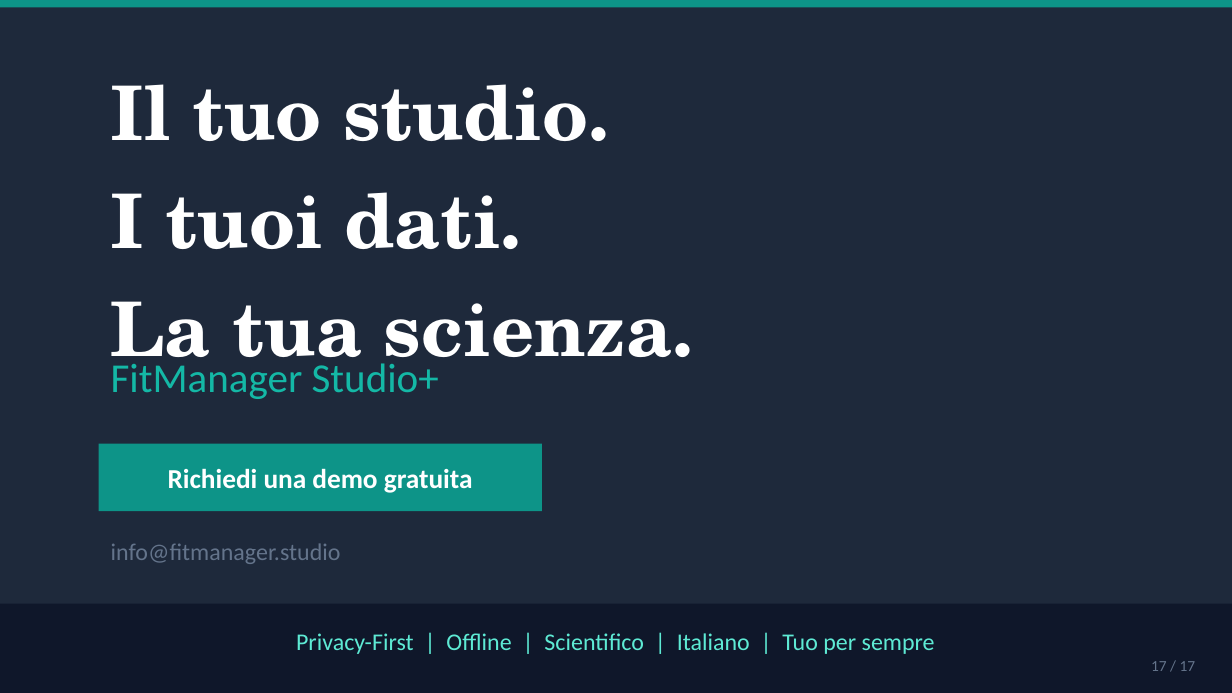
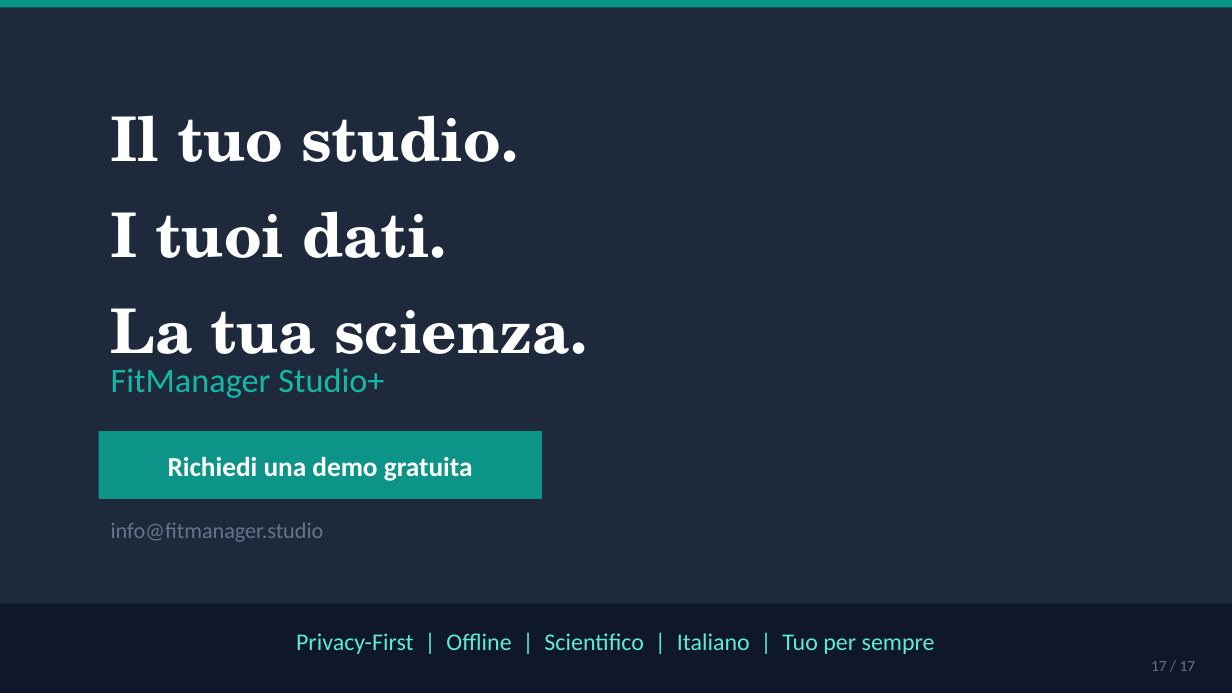
Before and after one commit to gverardo87-lab/FitManager_Studio-, a slide deck: slide 17 of data/FitManager_Pitch_Deck_v10.pptx. Drawn at 1232x693 pixels with LibreOffice and Linux fonts; fonts in the diff are those of the drawing. Boxes give left, top, right and bottom in pixels: in the first picture for what was removed or moved away, otherwise in the second. Text is boxed around its words. In the diff, an @@ line names an element or a change of style, - is before the commit and + after.

```diff
--- a/data/FitManager_Pitch_Deck_v10.pptx
+++ b/data/FitManager_Pitch_Deck_v10.pptx
@@ text "Il tuo studio." moved from (x1=111, y1=84, x2=693, y2=382) to (x1=111, y1=115, x2=587, y2=373) @@
@@ text "Il tuo studio." at (x1=111, y1=115, x2=587, y2=373): size 44 to 36 pt; line spacing 1.2 to 1.3 @@
@@ text "FitManager Studio+" at (x1=111, y1=368, x2=384, y2=398): size 24 to 20 pt @@
@@ text "Richiedi una demo gratuita" moved from (x1=168, y1=468, x2=473, y2=493) to (x1=168, y1=456, x2=473, y2=481) @@
@@ rectangle moved from (x1=99, y1=444, x2=542, y2=511) to (x1=99, y1=431, x2=542, y2=499) @@
@@ text "info@fitmanager.studio" moved from (x1=111, y1=543, x2=341, y2=564) to (x1=111, y1=523, x2=324, y2=542) @@
@@ text "info@fitmanager.studio" at (x1=111, y1=523, x2=324, y2=542): size 14 to 13 pt @@
```
Also in this commit, not shown: 14 other slides changed, 3 other files.
